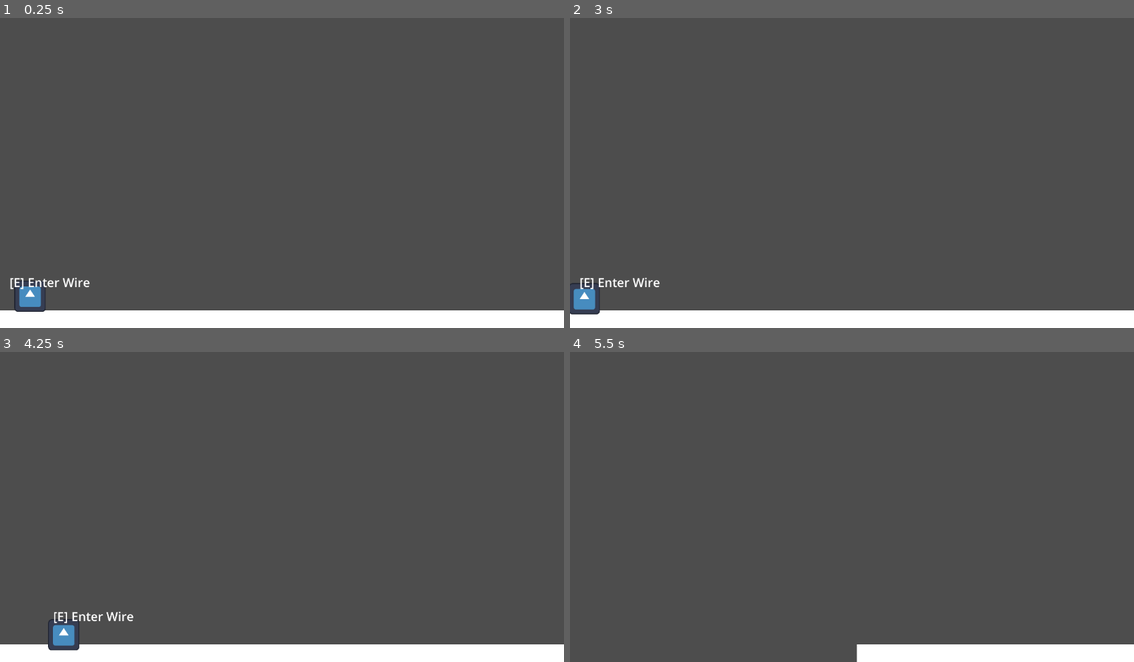
Above: before the commit, frames 1-4 (two rows, left to right).
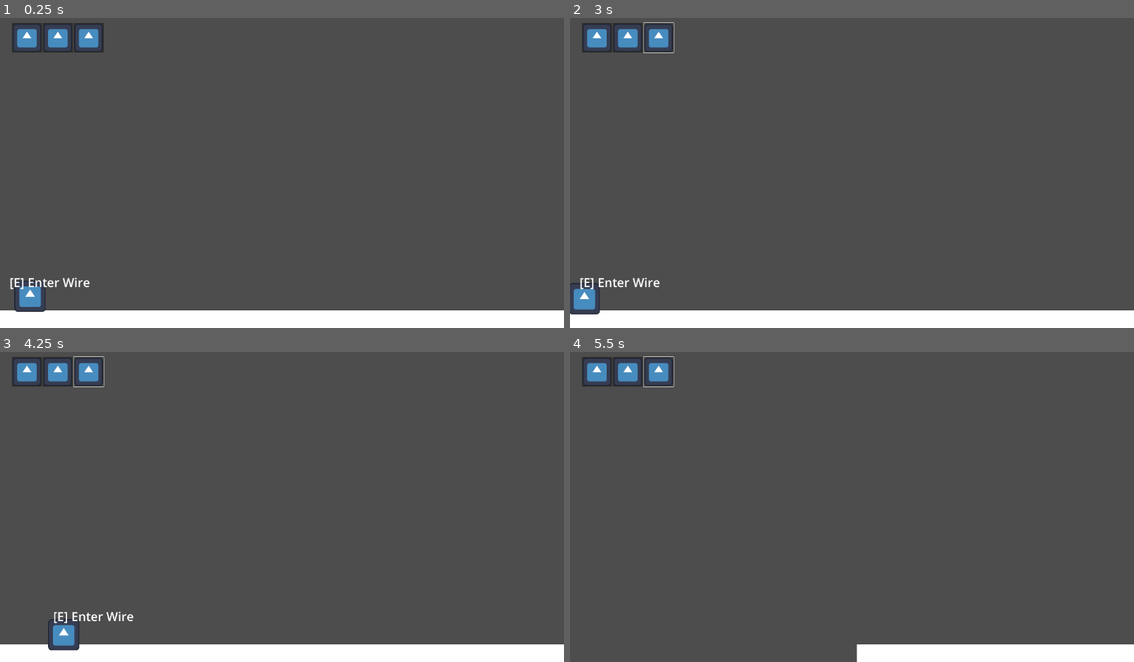
Above: after the commit, the same moments.

Repository: The-Spark-Industries/spark-energy
Game: Godot game, scene res://Master Scenes/level1.tscn
The game is run twice, just before and just after one commit, with the same random seed, the same clock (stepped at 60 frames per second) and the same inputs. Before the commit the project starts from res://Master Scenes/titleScreen.tscn. The engine's default icon, where the game draws it, is replaced by a stand-in: a white triangle on a blue panel in a dark square.
Inputs (mouse positions are in pixels of both pictures, inside the frame that each line leads up to):
- Up to frame 1 (0.25 s): no input
- Up to frame 2 (3 s): click (598, 36) at 0.52 s; click (626, 36) at 1.27 s; click (660, 36) at 2.02 s; tap Enter at 2.75 s; hold Right (ui_right) from 2.78 s (still down); tap E (interact) at 2.85 s
- Up to frame 3 (4.25 s): keep holding Right (ui_right); tap Space (jump) at 3.02, 3.77 s; tap E (interact) at 3.6 s
- Up to frame 4 (5.5 s): release Right (ui_right) at 4.28 s; hold Left (ui_left) 4.28-5.03 s; tap E (interact) at 4.35, 5.1 s; hold Right (ui_right) from 5.03 s (still down); tap Space (jump) at 5.27 s

The runs differ from the first frame. In frame 1, 1.0% of the frame differs, in the area x 2-19%, y 1-12%; in frame 2, 1.0%; in frame 3, 1.0%; in frame 4, 1.0%.

Commit message:
Added basic inventory hud and fixed pause menu

Diff:
--- a/Master Scenes/gameInterface.tscn
+++ b/Master Scenes/gameInterface.tscn
@@ -1,4 +1,6 @@
 [gd_scene format=3 uid="uid://u8w5e8g3euut"]
+
+[ext_resource type="Texture2D" uid="uid://03g8lcmq571u" path="res://icon.svg" id="1_j3ay2"]
 
 [node name="gameInterface" type="Control" unique_id=2083672228]
 layout_mode = 3
@@ -7,3 +9,21 @@
 anchor_bottom = 1.0
 grow_horizontal = 2
 grow_vertical = 2
+
+[node name="GridContainer" type="GridContainer" parent="." unique_id=1717566387]
+layout_mode = 0
+offset_right = 34.0
+offset_bottom = 9.0
+columns = 15
+
+[node name="Button" type="Button" parent="GridContainer" unique_id=1306053666]
+layout_mode = 2
+icon = ExtResource("1_j3ay2")
+
+[node name="Button2" type="Button" parent="GridContainer" unique_id=817545553]
+layout_mode = 2
+icon = ExtResource("1_j3ay2")
+
+[node name="Button3" type="Button" parent="GridContainer" unique_id=1506755236]
+layout_mode = 2
+icon = ExtResource("1_j3ay2")
--- a/Master Scenes/level1.tscn
+++ b/Master Scenes/level1.tscn
@@ -5,6 +5,7 @@
 [ext_resource type="Script" uid="uid://hxb45dpv1eq5" path="res://Scripts/RoomCamera.gd" id="3_roomcam"]
 [ext_resource type="PackedScene" uid="uid://b3wrn5c1q8iuw" path="res://Master Scenes/pauseMenu.tscn" id="4_nuwp2"]
 [ext_resource type="Script" uid="uid://bqfwoq83t3tyc" path="res://Scripts/WireEnd.gd" id="4_wireend"]
+[ext_resource type="PackedScene" uid="uid://u8w5e8g3euut" path="res://Master Scenes/gameInterface.tscn" id="5_rgorn"]
 [ext_resource type="Script" uid="uid://b5agu4nw8ytqn" path="res://Scripts/WirePath.gd" id="5_wirepath"]
 
 [sub_resource type="PhysicsMaterial" id="PhysicsMaterial_lyd6k"]
@@ -101,6 +102,13 @@
 grow_vertical = 1
 scale = Vector2(1.2, 1.2)
 
+[node name="gameInterface" parent="RoomCamera" unique_id=2083672228 instance=ExtResource("5_rgorn")]
+offset_left = -1103.0
+offset_top = -602.0
+offset_right = -736.3334
+offset_bottom = -248.0
+scale = Vector2(0.9, 0.9)
+
 [node name="WirePath1" type="Node2D" parent="." unique_id=1125744823]
 position = Vector2(482, 1254)
 script = ExtResource("5_wirepath")
--- a/Scripts/pause_menu.gd
+++ b/Scripts/pause_menu.gd
@@ -9,7 +9,7 @@
 
 # Called every frame. 'delta' is the elapsed time since the previous frame.
 func _input(event: InputEvent) -> void:
-	if Input.is_action_pressed("pause"):
+	if Input.is_action_just_pressed("pause"):
 		if (get_tree().paused==false ):
 			get_tree().paused= true
 			oM.visible =false
--- a/project.godot
+++ b/project.godot
@@ -15,10 +15,9 @@
 [application]
 
 config/name="Spark's Energy Quest"
-run/main_scene="uid://cajr8gi261a7b"
+run/main_scene="uid://c812w5iknq1es"
 config/features=PackedStringArray("4.6", "GL Compatibility")
 config/icon="res://icon.svg"
-run/main_scene="uid://c812w5iknq1es"
 
 [autoload]
 
